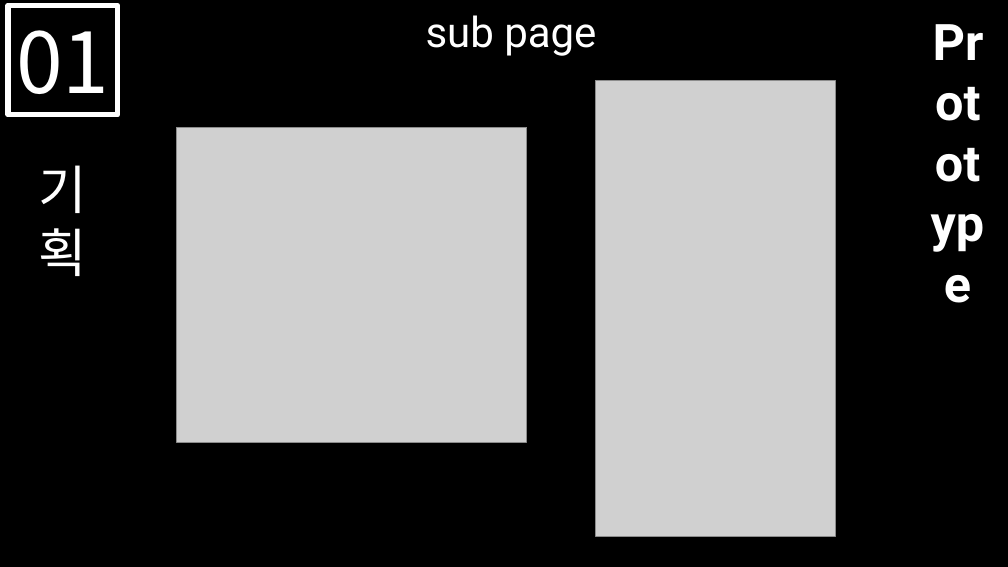
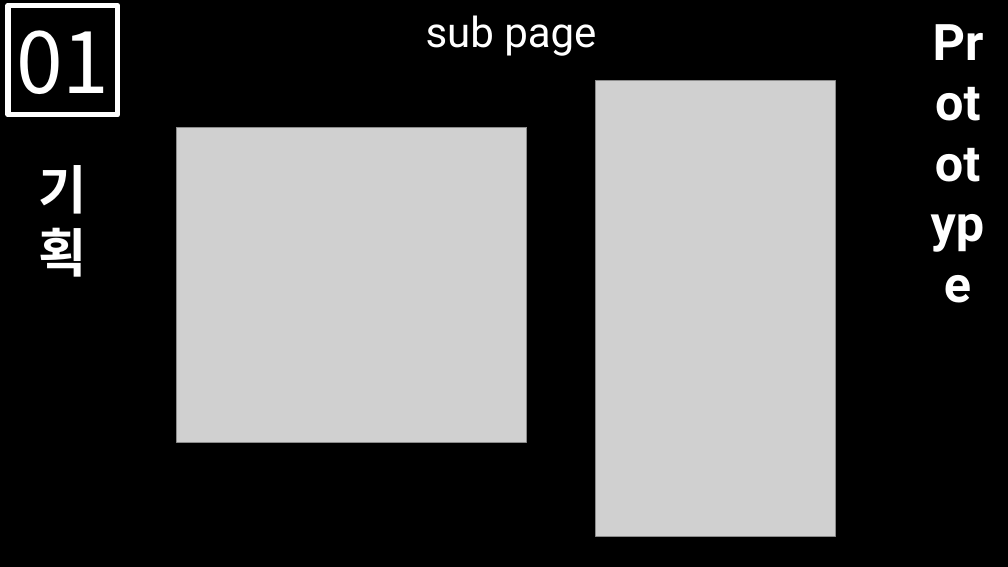
Before and after one commit to HyunRyung/Chanel, a slide deck: slide 6 of Portfolio/CHANEL.pptx. Drawn at 1008x567 pixels with LibreOffice and Linux fonts; fonts in the diff are those of the drawing; grey boxes stand for pictures. Boxes give left, top, right and bottom in pixels: in the first picture for what was removed or moved away, otherwise in the second. Text is boxed around its words. In the diff, an @@ line names an element or a change of style, - is before the commit and + after.

```diff
--- a/Portfolio/CHANEL.pptx
+++ b/Portfolio/CHANEL.pptx
@@ text "기획" at box(39, 165, 87, 277): bold on @@
```
Also in this commit, not shown: 10 other slides changed, 1 slide added, 2 slides removed, 2 other files.
